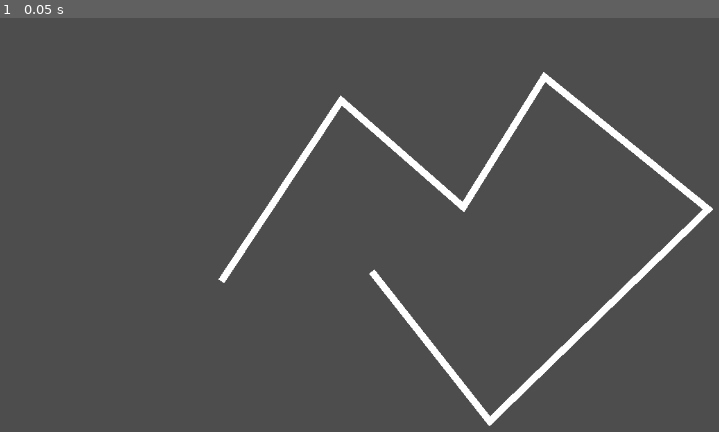
Above: before the commit, frame 1.
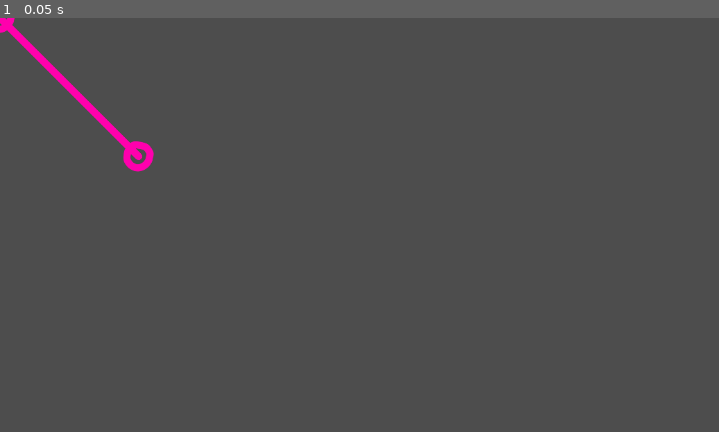
Above: after the commit, the same moment.

Repository: Graicc/sweep-line
Game: Godot game, scene res://node_2d.tscn
Same seed, same stepped clock (60 frames per second), same inputs: the game is played once before the commit and once after it.
Inputs:
- Up to frame 1 (0.05 s): no input

The runs differ from the first frame. In frame 1, 3.8% of the frame differs, in the area x 0-100%, y 0-99%.

Commit message:
Add draggable lines

Diff:
--- /dev/null
+++ b/Line.tscn
@@ -0,0 +1,43 @@
+[gd_scene load_steps=4 format=3 uid="uid://cydb6j4yh5jv7"]
+
+[ext_resource type="Script" path="res://line_dragger.gd" id="1_uvgog"]
+[ext_resource type="Texture2D" uid="uid://c3ymfjjaghffa" path="res://Circle.png" id="2_gdsac"]
+
+[sub_resource type="CircleShape2D" id="CircleShape2D_yjor4"]
+radius = 48.28
+
+[node name="Node2D" type="Node2D" node_paths=PackedStringArray("line_renderer", "start_collision", "end_collision")]
+script = ExtResource("1_uvgog")
+line_renderer = NodePath("Line2D")
+start_collision = NodePath("S")
+end_collision = NodePath("E")
+
+[node name="Line2D" type="Line2D" parent="."]
+points = PackedVector2Array(270, 281, 725, 246)
+default_color = Color(0.960784, 0.47451, 0, 1)
+begin_cap_mode = 2
+end_cap_mode = 2
+
+[node name="S" type="Area2D" parent="."]
+scale = Vector2(0.43, 0.43)
+
+[node name="CollisionShape2D" type="CollisionShape2D" parent="S"]
+shape = SubResource("CircleShape2D_yjor4")
+
+[node name="Sprite2D" type="Sprite2D" parent="S/CollisionShape2D"]
+scale = Vector2(0.820313, 0.820313)
+texture = ExtResource("2_gdsac")
+
+[node name="E" type="Area2D" parent="."]
+position = Vector2(65, 255)
+scale = Vector2(0.43, 0.43)
+
+[node name="CollisionShape2D" type="CollisionShape2D" parent="E"]
+shape = SubResource("CircleShape2D_yjor4")
+
+[node name="Sprite2D" type="Sprite2D" parent="E/CollisionShape2D"]
+scale = Vector2(0.820313, 0.820313)
+texture = ExtResource("2_gdsac")
+
+[connection signal="input_event" from="S" to="." method="_on_area_2d_input_event"]
+[connection signal="input_event" from="E" to="." method="_on_area_2d_2_input_event"]
--- /dev/null
+++ b/line_dragger.gd
@@ -0,0 +1,57 @@
+extends Node2D
+
+@export var line_renderer: Line2D
+@export var start: Vector2 = Vector2(0, 0)
+@export var end: Vector2 = Vector2(200, 200)
+
+@export var start_collision: Area2D
+@export var end_collision: Area2D
+
+func set_color(color: Color):
+	line_renderer.default_color = color
+	start_collision.modulate = color
+	end_collision.modulate = color
+
+# Called when the node enters the scene tree for the first time.
+func _ready():
+	# randomize the hue of the line
+	var color = Color.from_hsv(randf(), 1, 1)
+	set_color(color)
+
+
+func initialize(start_pos: Vector2, end_pos: Vector2):
+	self.start = start_pos
+	self.end = end_pos
+
+# Called every frame. 'delta' is the elapsed time since the previous frame.
+func _process(delta):
+	if left_selected:
+		var mouse_pos = get_viewport().get_mouse_position()
+		start = mouse_pos
+	elif right_selected:
+		var mouse_pos = get_viewport().get_mouse_position()
+		end = mouse_pos
+
+	line_renderer.points = [start, end]
+	start_collision.position = start
+	end_collision.position = end
+
+
+var left_selected = false
+var right_selected = false
+
+func _on_area_2d_input_event(viewport, event, shape_idx):
+	if Input.is_action_just_pressed("Click"):
+		left_selected = true
+
+	if Input.is_action_just_released("Click"):
+		left_selected = false
+
+
+
+func _on_area_2d_2_input_event(viewport, event, shape_idx):
+	if Input.is_action_just_pressed("Click"):
+		right_selected = true
+
+	if Input.is_action_just_released("Click"):
+		right_selected = false
--- /dev/null
+++ b/line_manager.gd
@@ -0,0 +1,27 @@
+extends Node2D
+
+@export var line_scene: PackedScene
+
+@export var lines: Array[Node2D] = []
+
+func add_line(start: Vector2, end: Vector2):
+	var line = line_scene.instantiate() as Node2D
+	line.position = start
+
+	var line_renderer = line.get_node("Line2D") as Line2D
+	line_renderer.points = [Vector2(0, 0), end - start]
+
+
+	add_child(line)
+	lines.append(line)
+
+# Called when the node enters the scene tree for the first time.
+func _ready():
+	add_line(Vector2(0, 0), Vector2(100, 100))
+	# add_line(Vector2(20, 200), Vector2(200, 100))
+
+# Called every frame. 'delta' is the elapsed time since the previous frame.
+func _process(delta):
+	# var pos = get_global_mouse_position()
+	# lines[0].get_node("Line2D").points[1] = pos
+	pass
--- a/node_2d.tscn
+++ b/node_2d.tscn
@@ -1,6 +1,8 @@
-[gd_scene format=3 uid="uid://btby7vyslwamg"]
+[gd_scene load_steps=3 format=3 uid="uid://btby7vyslwamg"]
+
+[ext_resource type="Script" path="res://line_manager.gd" id="1_n038c"]
+[ext_resource type="PackedScene" uid="uid://cydb6j4yh5jv7" path="res://Line.tscn" id="2_0viv0"]
 
 [node name="Node2D" type="Node2D"]
-
-[node name="Line2D" type="Line2D" parent="."]
-points = PackedVector2Array(319, 380, 492, 119, 668, 273, 785, 85, 1021, 276, 706, 582, 536, 366)
+script = ExtResource("1_n038c")
+line_scene = ExtResource("2_0viv0")
--- a/project.godot
+++ b/project.godot
@@ -15,6 +15,14 @@
 config/features=PackedStringArray("4.2", "GL Compatibility")
 config/icon="res://icon.svg"
 
+[input]
+
+Click={
+"deadzone": 0.5,
+"events": [Object(InputEventMouseButton,"resource_local_to_scene":false,"resource_name":"","device":-1,"window_id":0,"alt_pressed":false,"shift_pressed":false,"ctrl_pressed":false,"meta_pressed":false,"button_mask":0,"position":Vector2(0, 0),"global_position":Vector2(0, 0),"factor":1.0,"button_index":1,"canceled":false,"pressed":false,"double_click":false,"script":null)
+]
+}
+
 [rendering]
 
 renderer/rendering_method="gl_compatibility"
Binary file added: Circle.png
Not shown, added: Circle.png.import
Not shown, changed: .gitignore
